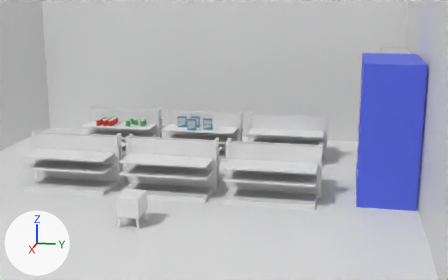
One commit to the Blender file assets/SEPT_JUEGOS_PROTOTIPO.blend: the scene before it, then after it.
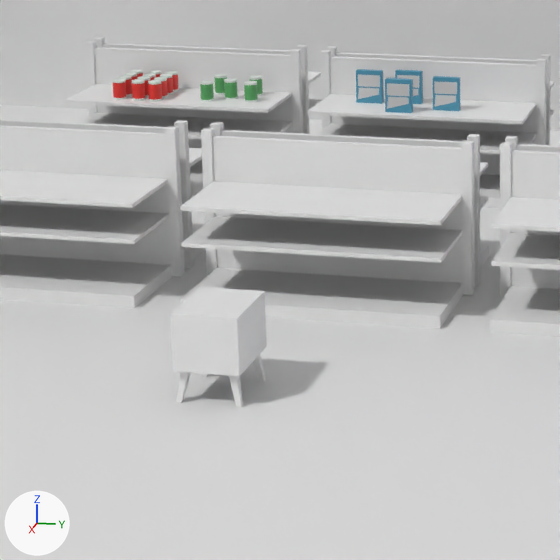
There are two pictures of each version: one whole from a 50 mm lens placed at (11.68, 3.6, 4.04), pointed at (1.38, 1.54, 1.46), one close up on the part from 13% to 55% of the width and 33% to 100% of the height. The lights are fixed; the arrows at lower left show +X, +Y and +Z. The last two pictures show the newer version.

In view in the first close-up: 'Cylinder.002', 'Plane', 'array gondola 001-col', 'array gondola 002-col', 'array gondola 003-col', 'array gondola 004-col', 'cereales', 'cereales.001', 'cereales.002', 'mesa', 'patas mesa' and 8 more.
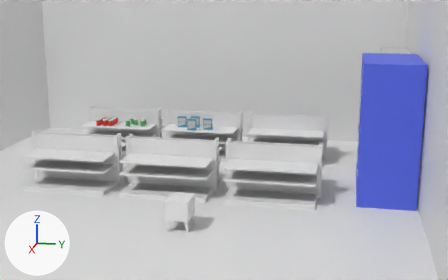
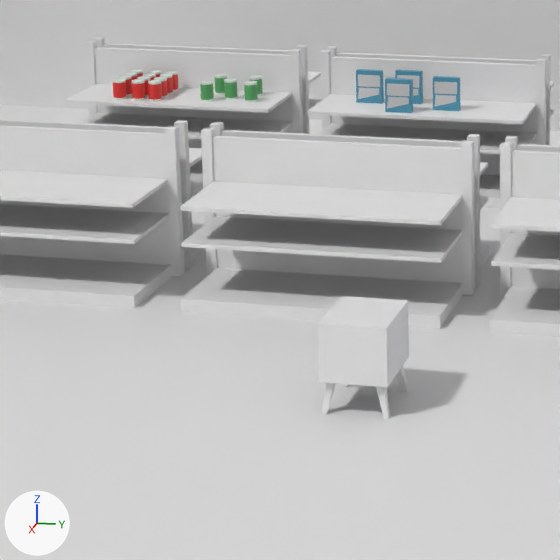
Pixel boxes (x1, y1, x2, y2) of what changed, in the close-ups (560 x 560 px):
'mesa', moved
    before: (170, 287, 267, 376)
    after: (318, 296, 409, 387)
'patas mesa', moved
    before: (176, 354, 266, 407)
    after: (322, 366, 408, 419)

Edits to the bpy script that builds the scene:
```text
Change ob_mesa:
    ob_mesa.location: (1.895, 0.0, 0.375) -> (1.895, 0.875, 0.375)
```
